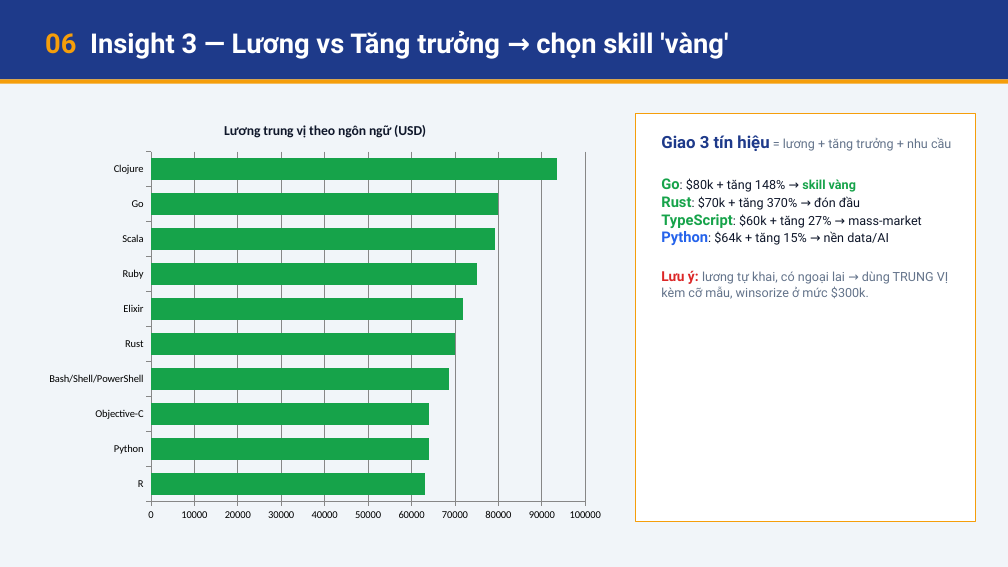
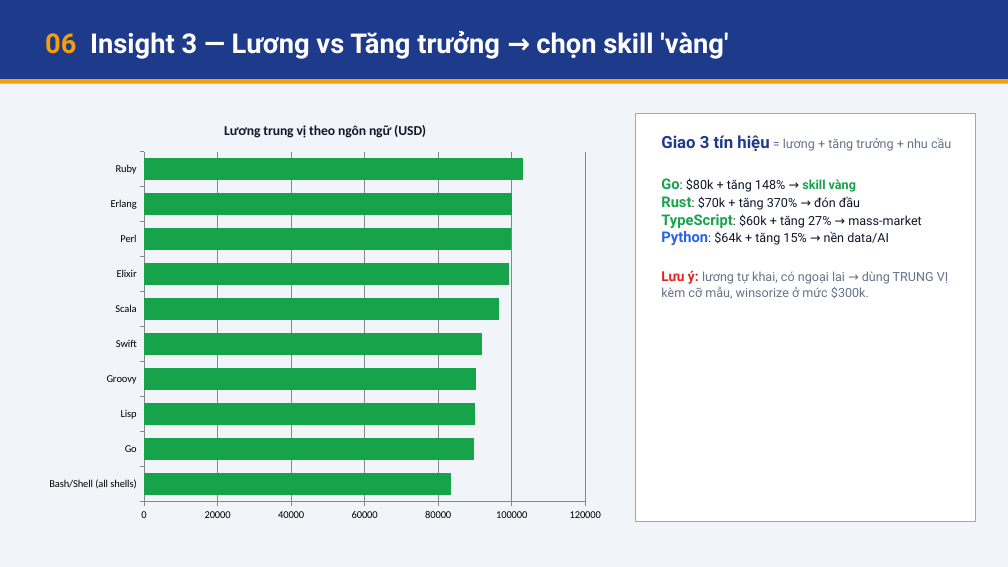
Before and after one commit to Quangnm0208/VTI-Course, a slide deck: slide 6 of docs/presentation.pptx. Drawn at 1008x567 pixels with LibreOffice and Linux fonts; fonts in the diff are those of the drawing. Boxes give left, top, right and bottom in pixels: in the first picture for what was removed or moved away, otherwise in the second. Text is boxed around its words. In the diff, an @@ line names an element or a change of style, - is before the commit and + after.

```diff
--- a/docs/presentation.pptx
+++ b/docs/presentation.pptx
@@ bar chart at <box>38,106,613,529</box> @@
-categories: R, Python, Objective-C, Bash/Shell/PowerShell, Rust, Elixir, Ruby, Scala, Go, Clojure
+categories: Bash/Shell (all shells), Go, Lisp, Groovy, Swift, Scala, Elixir, Perl, Erlang, Ruby
-Series 1: 63000, 64000, 64000, 69000, 70000, 72000, 75000, 79000, 80000, 93000
+Series 1: 84000, 90000, 90000, 90000, 92000, 97000, 99000, 100000, 100000, 103000
```
Also in this commit, not shown: 5 other slides changed, 41 other files.
